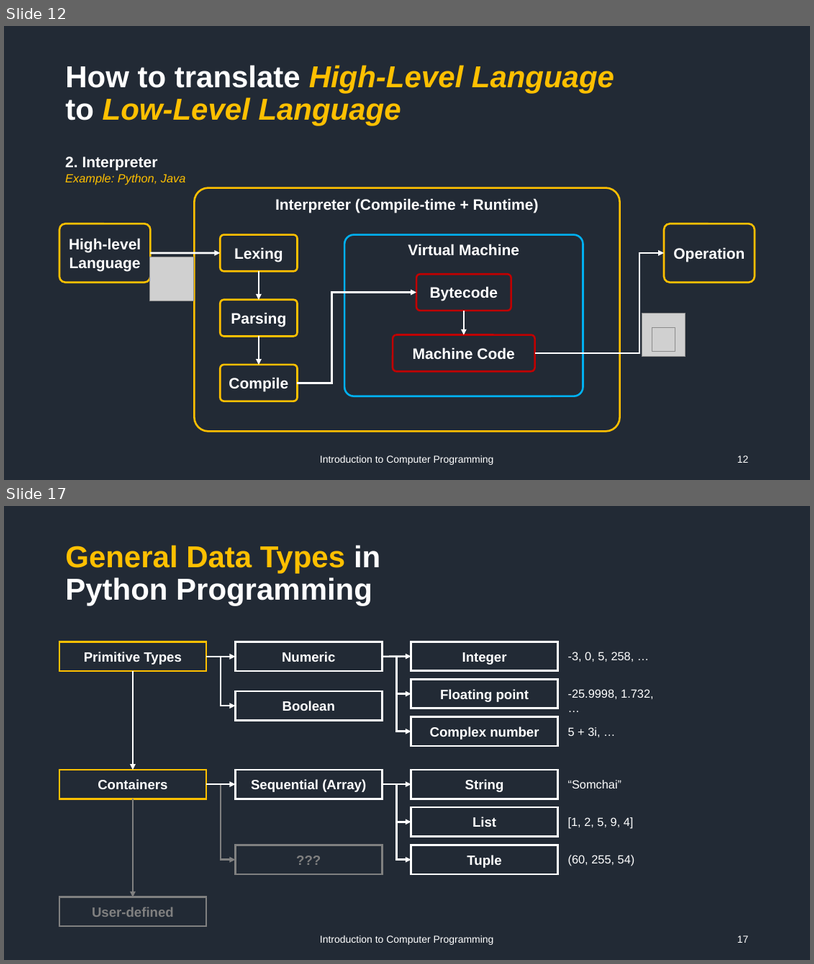
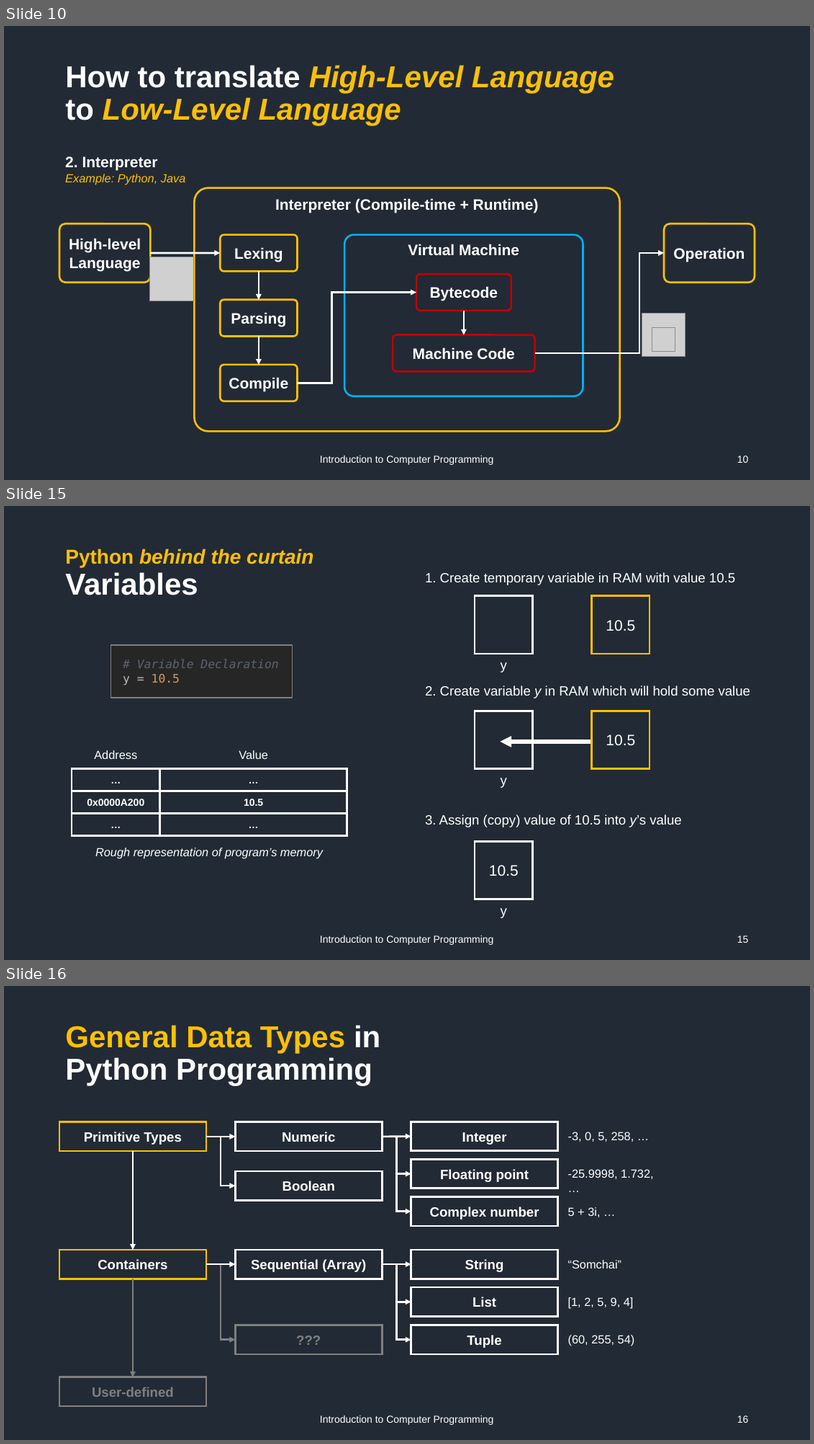
Before and after one commit to vtneil/course-comp101, a slide deck: ppt/Week01_Introduction.pptx. Shown one above the other, each under a label of ours: slides 12 and 17 before the commit, slides 10, 15 and 16 after it; the slides between them are not shown. The pictures are 814x964 and 814x1444 pixels, drawn with LibreOffice and Linux fonts; fonts in the diff are those of the drawing; grey boxes stand for pictures. Boxes give left, top, right and bottom in pixels: in the first picture for what was removed or moved away, otherwise in the second. Text is boxed around its words. In the diff, an @@ line names an element or a change of style, - is before the commit and + after.

```diff
--- a/ppt/Week01_Introduction.pptx
+++ b/ppt/Week01_Introduction.pptx
@@ slide 15 added at (4, 506, 810, 960), background #222A35 @@
@@ title added at (65, 548, 314, 595), 24 pt, text #FFC000, bold, italic @@
+Python behind the curtain
+Variables
@@ text added at (425, 572, 751, 827), 16 pt, text #FFFFFF @@
+1. Create temporary variable in RAM with value 10.5
+2. Create variable y in RAM which will hold some value
+3. Assign (copy) value of 10.5 into y’s value
@@ rectangle added at (476, 595, 533, 654), outline #FFFFFF 2.25 pt @@
@@ rectangle added at (592, 595, 650, 654), outline #FFC000 2.25 pt, 18 pt, text #FFFFFF @@
+10.5
@@ rectangle added at (111, 645, 293, 698), fill #262626, outline #808080 1 pt, 14 pt, text #5C6370, italic @@
+# Variable Declaration
+y = 10.5
@@ text added at (501, 662, 507, 672), 16 pt, text #FFFFFF @@
+y
@@ rectangle added at (476, 710, 533, 769), outline #FFFFFF 2.25 pt @@
@@ rectangle added at (592, 710, 650, 769), outline #FFC000 2.25 pt, 18 pt, text #FFFFFF @@
+10.5
@@ arrow added from (592, 741) to (501, 741), #FFFFFF 4.5 pt @@
@@ text added at (94, 750, 137, 759), 14 pt, text #FFFFFF @@
+Address
@@ text added at (239, 750, 268, 759), 14 pt, text #FFFFFF @@
+Value
@@ group added at (72, 769, 347, 836): 6 rectangles @@
+0x0000A200
+10.5
+…
+…
+…
+…
@@ text added at (501, 777, 507, 788), 16 pt, text #FFFFFF @@
+y
@@ text added at (95, 847, 323, 858), 14 pt, text #FFFFFF, italic @@
+Rough representation of program’s memory
@@ rectangle added at (476, 841, 533, 899), outline #FFFFFF 2.25 pt, 18 pt, text #FFFFFF @@
+10.5
@@ text added at (501, 908, 507, 918), 16 pt, text #FFFFFF @@
+y
@@ text added at (320, 935, 494, 944), 12 pt, text #FFFFFF @@
+Introduction to Computer Programming
@@ page number added at (738, 935, 749, 942), 12 pt, text #FFFFFF @@
+15
@@ what was slide 12 is now slide 10 @@
@@ page number at (738, 455, 749, 462): text changed @@
-12
+10
@@ what was slide 17 is now slide 16 @@
@@ page number at (738, 1415, 749, 1422): text changed @@
-17
+16
```
Also in this commit, not shown: 6 slides changed, 3 other slides added, 2 slides removed, 17 other files.
